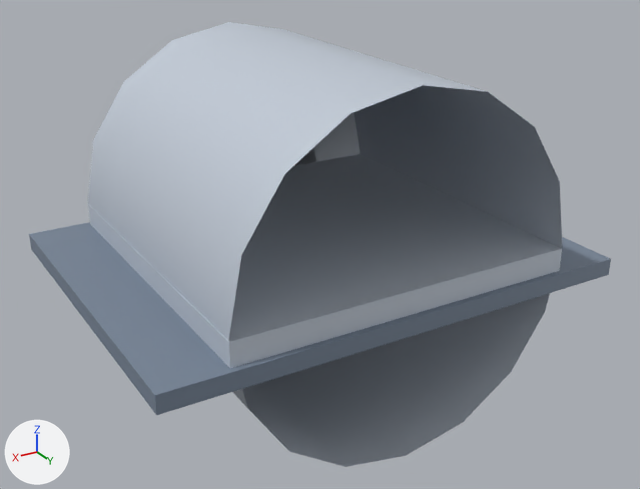
The glTF model assets/models/industrial-warehouse-curved.glb as it was, and as the next commit left it.
Before and after are seen from a 50 mm lens placed at (14.47, 24.76, 12.96), pointed at (-0.13, 0.43, 0.79). Lighting does not change. The marker at lower left points along +X, +Y and +Z. The older version comes first. Vertices at exactly the same position are counted once.

Before the edit, the objects in view are built like this:
```python
me_modelmesh = bpy.data.meshes.new('ModelMesh')
me_modelmesh.from_pydata(...)  # 57 vertices, 84 faces; spans x -8.2..8.2, y -6.2..6.2, z -4.5..7.5
me_modelmesh.materials.append(mat_defaultvertexcolormaterial)
ob_root = bpy.data.objects.new('Root', me_modelmesh)
ob_root.location = (0.0, 0.0, 0.0)
```
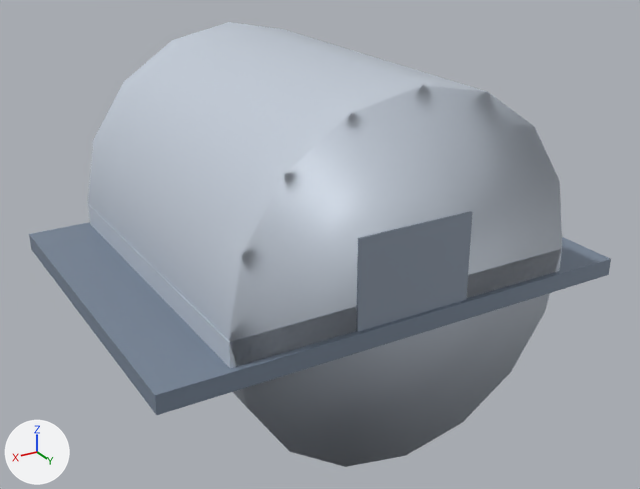
The newer file is also turned or shifted as a whole; pictures and numbers use the older file's frame.

What differs and where, as boxes [x1, y1, x2, y2] in the pictures (640 x 489 px; the box of a moved part takes in the faces that stretch with it):
part 1 of me_modelmesh, added: after [356, 211, 473, 332]
part 2 of me_modelmesh, added: after [229, 85, 562, 467]
part 3 of me_modelmesh, moved or reshaped (not visible afterwards): before [294, 112, 360, 166]

The change, as a diff of the scene's bpy script:
```diff
--- a/assets/models/industrial-warehouse-curved.glb.py
+++ b/assets/models/industrial-warehouse-curved.glb.py
@@ me_modelmesh @@
 # used by ob_root; location = (0.0, 0.0, 0.0)
-me_modelmesh.from_pydata(...)  # 57 vertices, 84 faces; spans x -8.2..8.2, y -6.2..6.2, z -4.5..7.5
+me_modelmesh.from_pydata(...)  # 66 vertices, 112 faces; spans x -8.2..8.2, y -6.2..6.2, z -4.5..7.5
+# me_modelmesh part 1: a new loose piece, a box spanning x -2.0..2.0, y 5.97..6.07, z 0.5..3.5, in mat_defaultvertexcolormaterial
+# me_modelmesh part 2
+# 1 vertex is added at (0.0, 6.0, 1.5)
+# 16 new faces join them
+# me_modelmesh part 3
+# 16 faces are deleted
+# 16 new faces join them
 me_modelmesh.materials.append(mat_defaultvertexcolormaterial)
```
